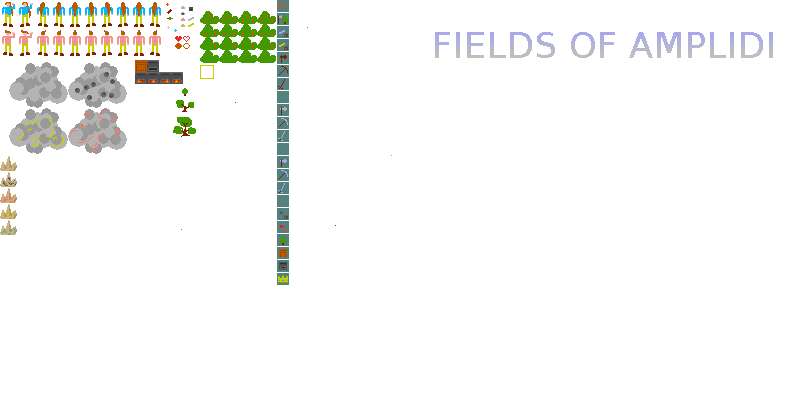
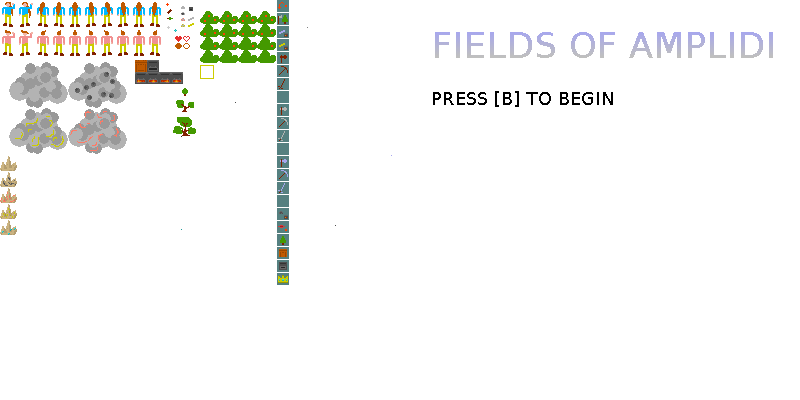
Layers edited between the first and the second 800 × 400 image:
added layer "PRESS [B] TO BEGIN" above "Hintergrund" over (433, 91, 613, 107)
